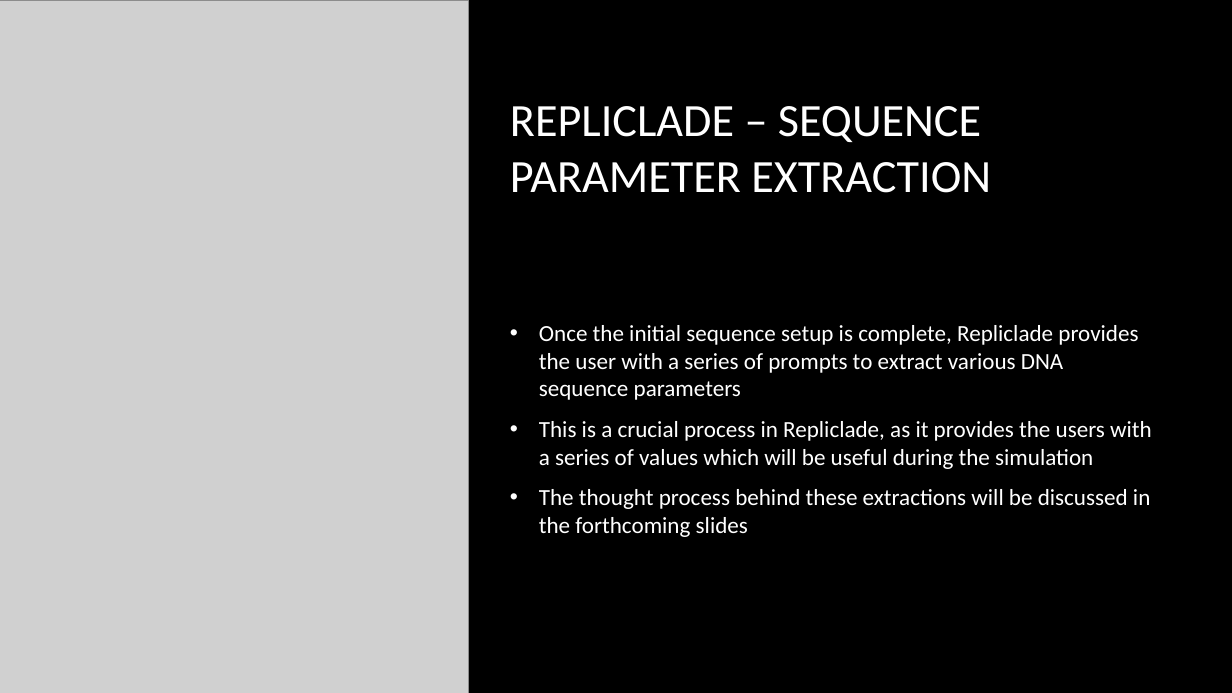
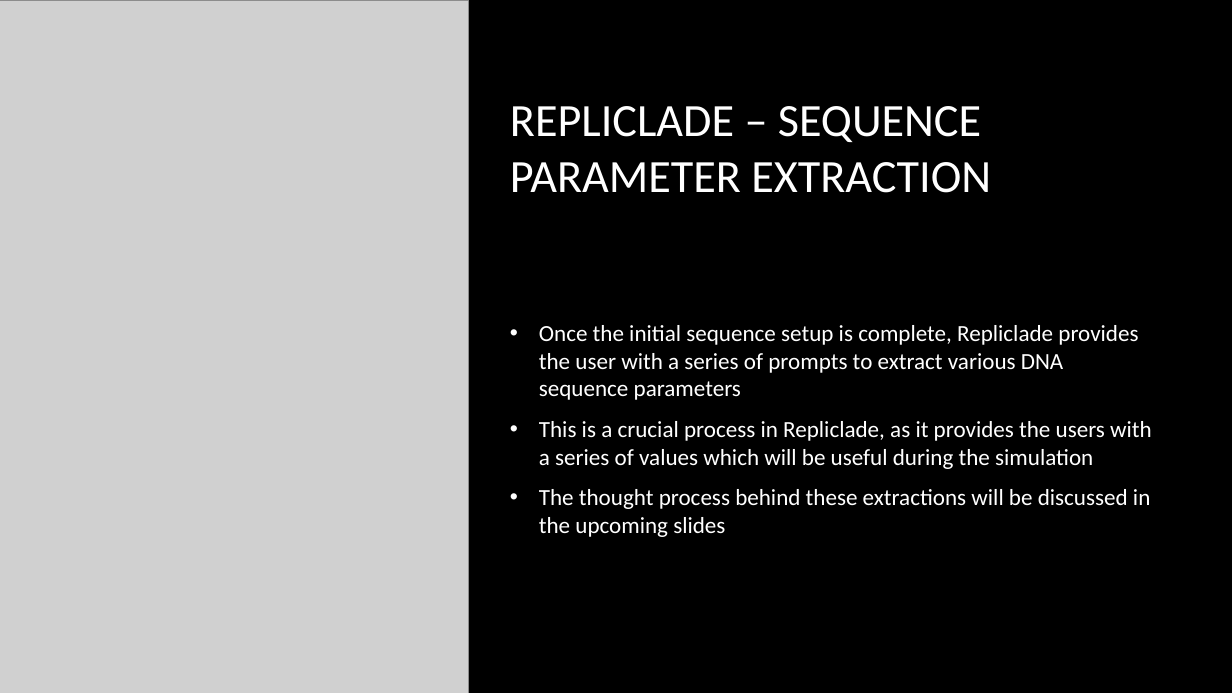
Before and after one commit to hakidehari/RepliClade, a slide deck: slide 15 of Repliclade_final/Repliclade.pptx. Drawn at 1232x693 pixels with LibreOffice and Linux fonts; fonts in the diff are those of the drawing; grey boxes stand for pictures; background and template pictures are left out. Boxes give left, top, right and bottom in pixels: in the first picture for what was removed or moved away, otherwise in the second. Text is boxed around its words. In the diff, an @@ line names an element or a change of style, - is before the commit and + after.

```diff
--- a/Repliclade_final/Repliclade.pptx
+++ b/Repliclade_final/Repliclade.pptx
@@ text at (539, 489, 1150, 537): text changed @@
-• The thought process behind these extractions will be discussed in the forthcoming slides
+• The thought process behind these extractions will be discussed in the upcoming slides
```
Also in this commit, not shown: 1 slide added.
